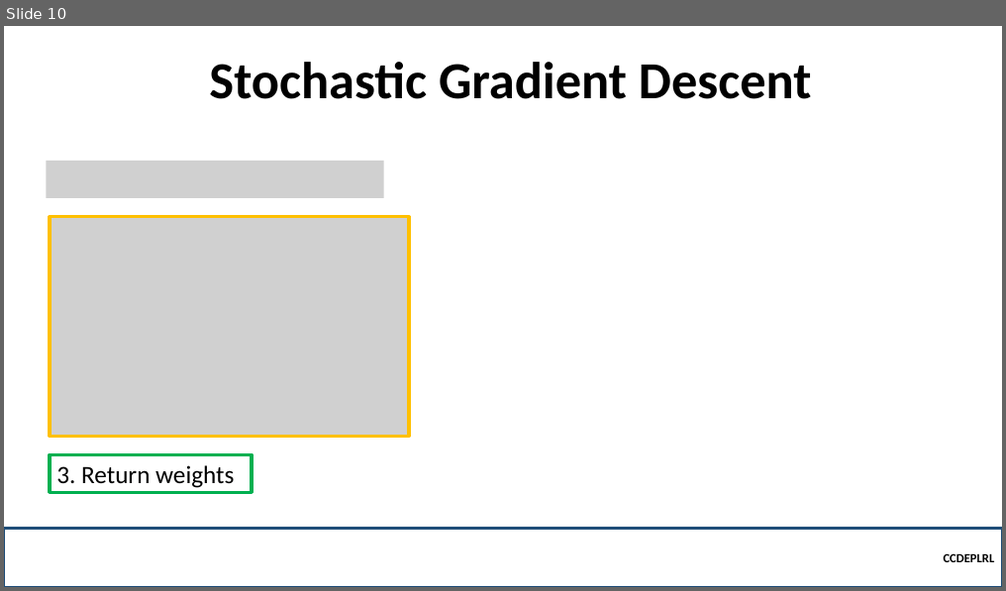
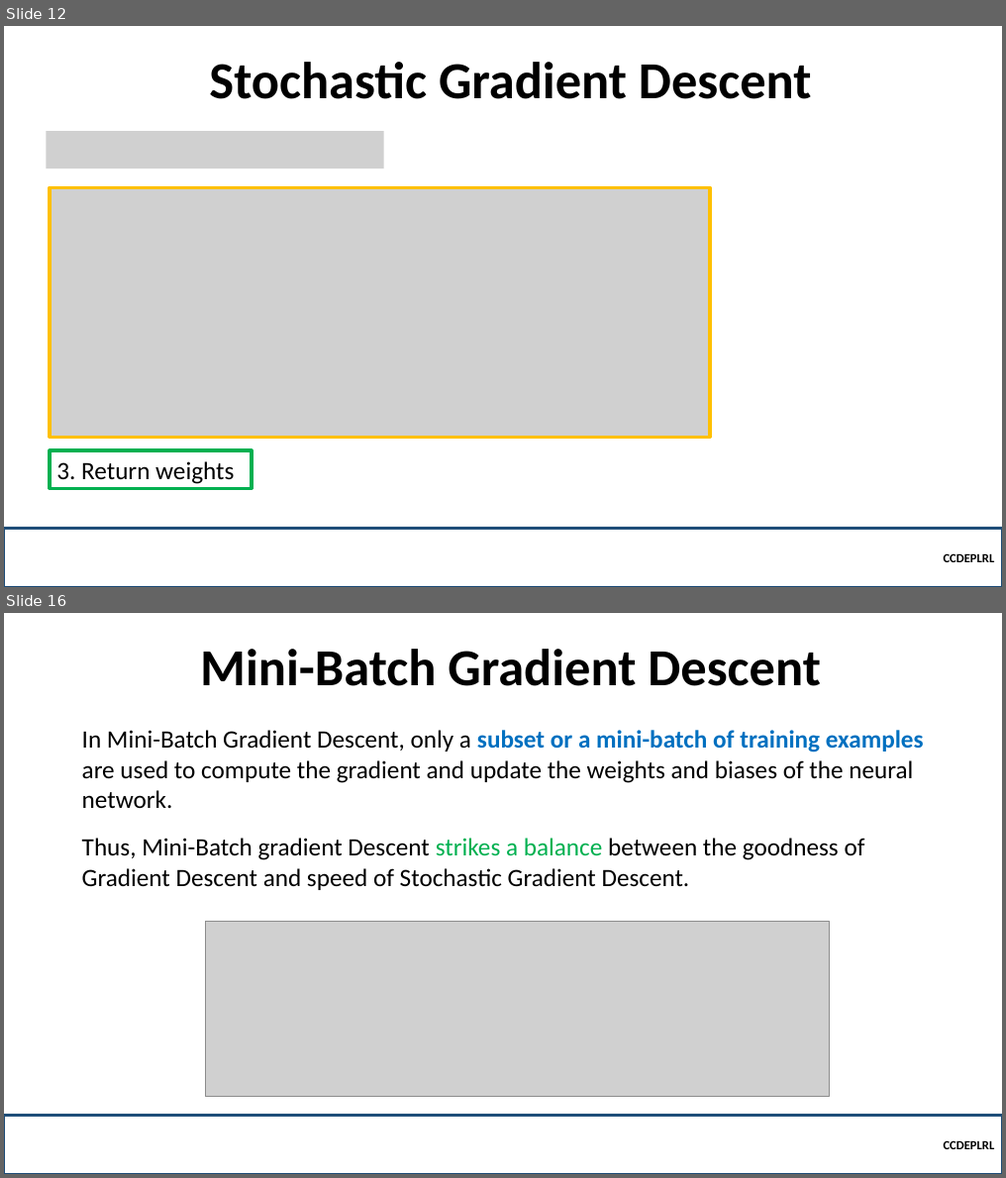
Before and after one commit to robitussin/CCDEPLRL, a slide deck: Week 3 - Neural Networks in Practice/Mini-Batches.pptx. Shown one above the other, each under a label of ours: slide 10 before the commit, slides 12 and 16 after it; the slides between them are not shown. The pictures are 1006x591 and 1006x1178 pixels, drawn with LibreOffice and Linux fonts; fonts in the diff are those of the drawing; grey boxes stand for pictures; background and template pictures are left out. Boxes give left, top, right and bottom in pixels: in the first picture for what was removed or moved away, otherwise in the second. Text is boxed around its words. In the diff, an @@ line names an element or a change of style, - is before the commit and + after.

```diff
--- a/Week 3 - Neural Networks in Practice/Mini-Batches.pptx
+++ b/Week 3 - Neural Networks in Practice/Mini-Batches.pptx
@@ slide 16 added at bbox=[4, 613, 1002, 1174], background picture (left out) @@
@@ title added at bbox=[200, 649, 821, 686], 50 pt, text #000000, bold @@
+Mini-Batch Gradient Descent
@@ text added at bbox=[82, 730, 924, 808], 24 pt, text #000000 @@
+In Mini-Batch Gradient Descent, only a subset or a mini-batch of training examples are used to compute the gradient and update the weights and biases of the neural network.
@@ text added at bbox=[82, 838, 865, 890], 24 pt, text #000000 @@
+Thus, Mini-Batch gradient Descent strikes a balance between the goodness of Gradient Descent and speed of Stochastic Gradient Descent.
@@ picture added at bbox=[206, 922, 829, 1097] @@
@@ rectangle added at bbox=[4, 1115, 1002, 1174], outline #1F4E79 2.25 pt, 12 pt, text #000000, bold @@
+CCDEPLRL
@@ what was slide 10 is now slide 12 @@
@@ slide 12 changed as well @@
@@ picture added at bbox=[46, 131, 384, 169] @@
@@ picture removed at bbox=[46, 161, 384, 198] @@
@@ picture: place and size @@
-picture at bbox=[50, 217, 409, 436]
+picture at bbox=[50, 187, 710, 437]
@@ rectangle "3. Return weights": place and size @@
-rectangle "3. Return weights" at bbox=[50, 455, 252, 492]
+rectangle "3. Return weights" at bbox=[50, 452, 252, 488]
```
Also in this commit, not shown: 8 other slides changed, 6 other slides added, 1 other file.
